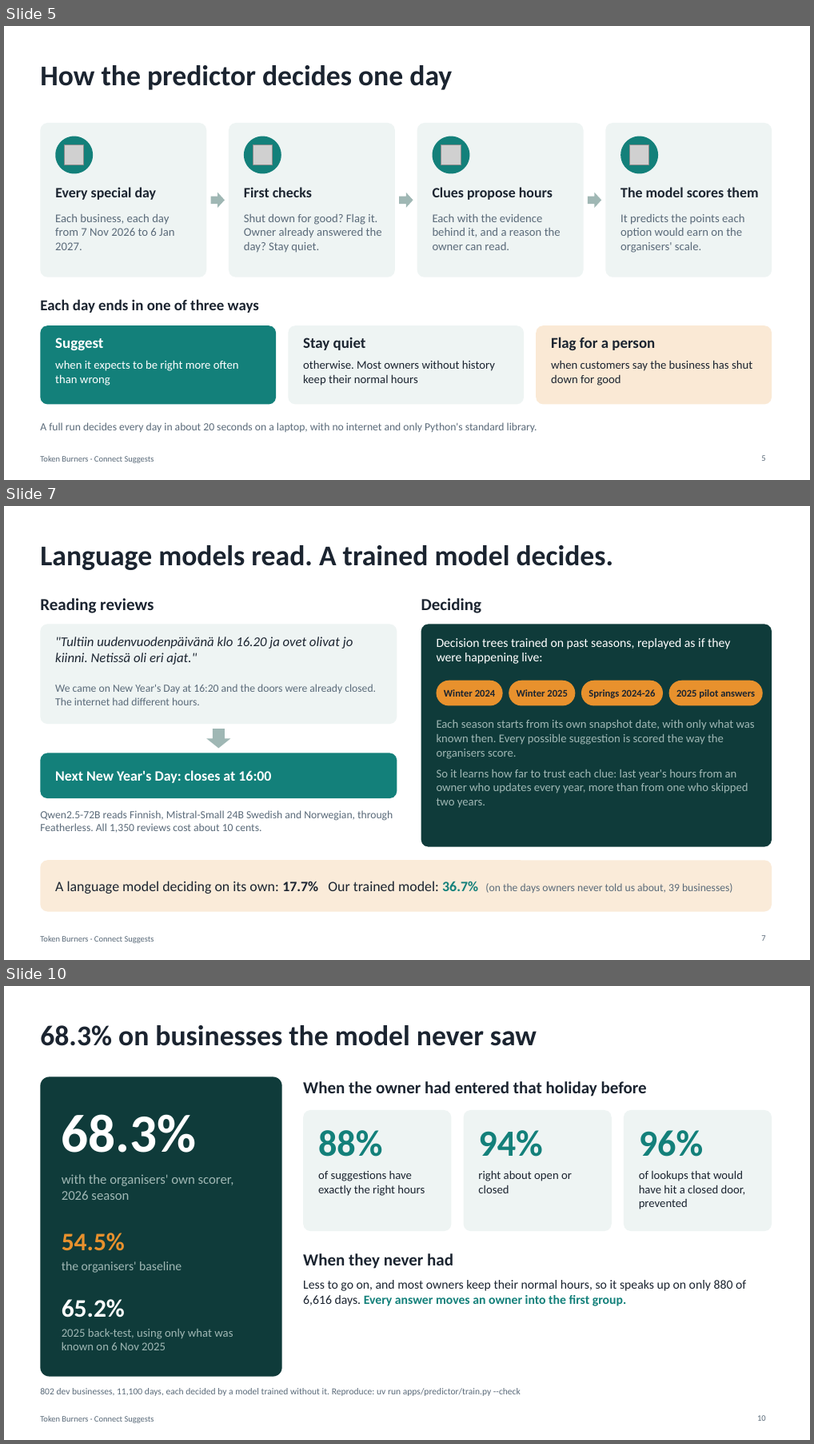
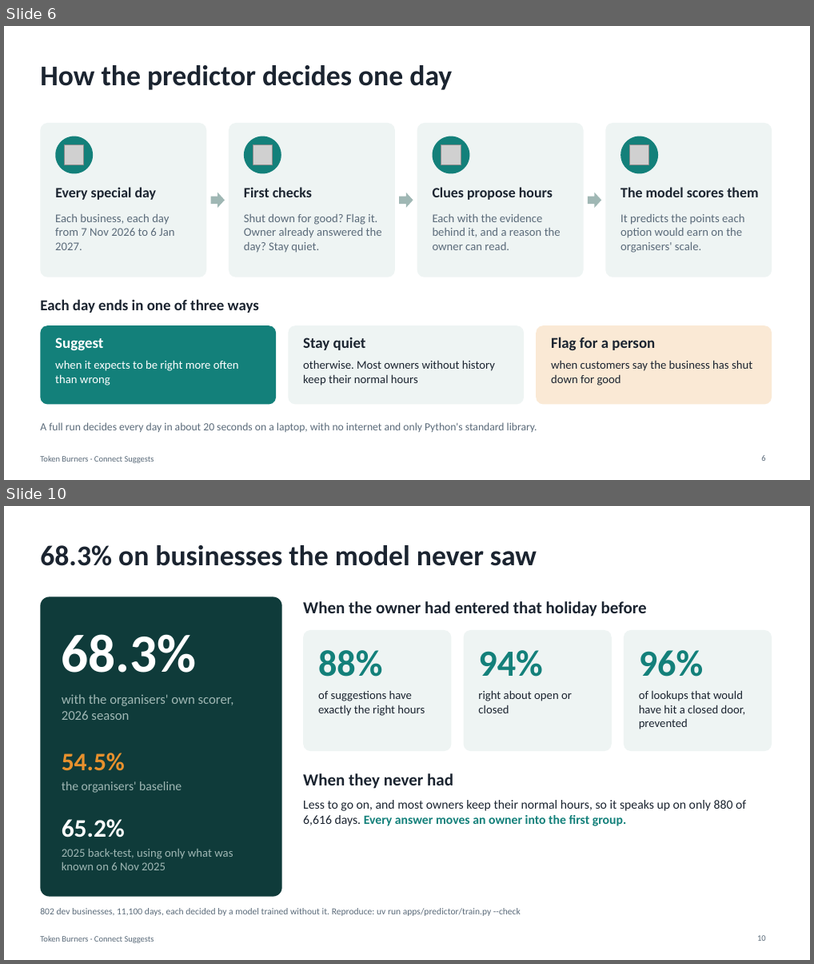
Before and after one commit to ptchtrns/fonecta-since-ai, a slide deck: docs/token-burners-connect-suggests.pptx. Shown one above the other, each under a label of ours: slides 5, 7 and 10 before the commit, slides 6 and 10 after it; the slides between them are not shown. The pictures are 814x1444 and 814x964 pixels, drawn with LibreOffice and Linux fonts; fonts in the diff are those of the drawing; grey boxes stand for pictures. Boxes give left, top, right and bottom in pixels: in the first picture for what was removed or moved away, otherwise in the second. Text is boxed around its words. In the diff, an @@ line names an element or a change of style, - is before the commit and + after.

Commit message:
Add the copilot to the demo video, and explain the gradient-boosted decider
- Demo video (2:38): the owner asks the Connecta AI copilot in Finnish to change Saturday's hours and gets a preview that changes nothing until she confirms
- README: the demo video is linked again, and a new section explains how the gradient-boosted trees decide and why they work
- Deck: a copilot slide and a slide on the gradient-boosted model; still 14 slides, with no history and learning merged into one

```diff
--- a/docs/token-burners-connect-suggests.pptx
+++ b/docs/token-burners-connect-suggests.pptx
@@ slide 7 removed at (4,506,810,960), background #FFFFFF; not listed: 1 template element that a slide beside it also shows @@
@@ title removed at (40,545,614,570) @@
-Language models read. A trained model decides.
@@ text removed at (40,598,154,613) @@
-Reading reviews
@@ text removed at (422,598,482,613) @@
-Deciding
@@ rounded rectangle removed at (40,624,398,724) @@
@@ rounded rectangle removed at (422,624,772,847) @@
@@ text removed at (55,636,354,664) @@
-"Tultiin uudenvuodenpäivänä klo 16.20 ja ovet olivat jo kiinni. Netissä oli eri ajat."
@@ text removed at (437,638,730,664) @@
-Decision trees trained on past seasons, replayed as if they were happening live:
@@ text removed at (55,684,376,705) @@
-We came on New Year's Day at 16:20 and the doors were already closed. The internet had different hours.
@@ rounded rectangle removed at (437,680,503,706) @@
@@ text removed at (444,689,496,696) @@
-Winter 2024
@@ rounded rectangle removed at (509,680,576,706) @@
@@ text removed at (517,689,568,696) @@
-Winter 2025
@@ rounded rectangle removed at (582,680,663,706) @@
@@ text removed at (589,689,655,698) @@
-Springs 2024-26
@@ rounded rectangle removed at (670,680,763,706) @@
@@ text removed at (677,689,755,698) @@
-2025 pilot answers
@@ text removed at (437,720,755,807) @@
-Each season starts from its own snapshot date, with only what was known then. Every possible suggestion is scored the way the organisers score.
-So it learns how far to trust each clue: last year's hours from an owner who updates every year, more than from one who skipped two years.
@@ down arrow removed at (206,728,231,748) @@
@@ rounded rectangle removed at (40,753,398,798) @@
@@ text removed at (55,770,271,783) @@
-Next New Year's Day: closes at 16:00
@@ text removed at (40,810,393,832) @@
-Qwen2.5-72B reads Finnish, Mistral-Small 24B Swedish and Norwegian, through Featherless. All 1,350 reviews cost about 10 cents.
@@ rounded rectangle removed at (40,860,772,912) @@
@@ text removed at (55,880,734,893) @@
-A language model deciding on its own: 17.7% Our trained model: 36.7% (on the days owners never told us about, 39 businesses)
@@ page number removed at (762,935,766,940) @@
-7
@@ what was slide 5 is now slide 6 @@
```
Also in this commit, not shown: 2 slides changed, 2 slides added, 1 other slide removed, 3 other files.
